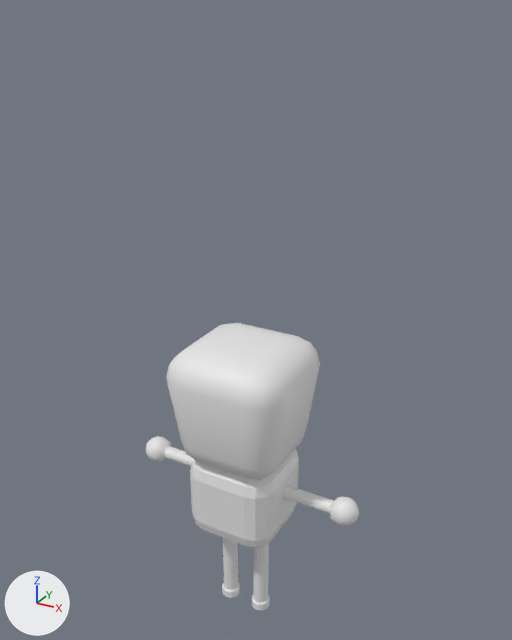
One commit to the Blender file main.blend: the scene before it, then after it.
Rendered twice from a 50 mm lens placed at (4.89, -8.51, 5.7), pointed at (0.03, 0.32, 1.28). Arrows for +X, +Y and +Z are at lower left; the lights stay in place.
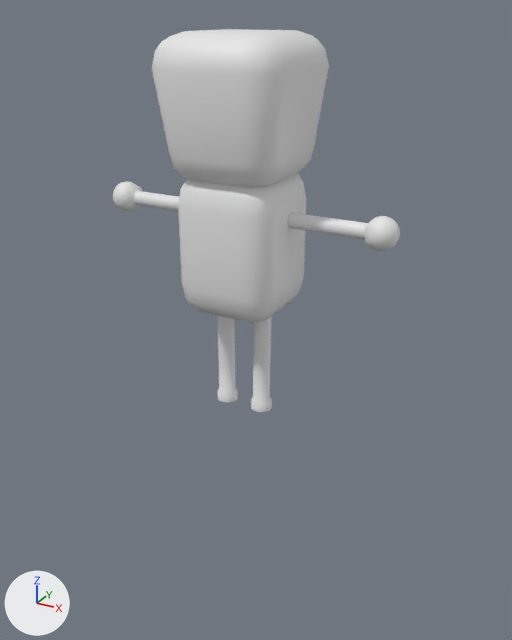
What differs and where, as boxes (x1, y1, x2, y2) in the pictures (512 x 640 px):
'Cube', moved, rescaled (15% wider)
    before: (166, 323, 320, 480)
    after: (152, 29, 329, 188)
'Cube.001', moved, rescaled
    before: (190, 449, 299, 548)
    after: (178, 174, 306, 323)
'Sphere', moved, rescaled (35% wider, 22% shorter)
    before: (146, 436, 359, 526)
    after: (113, 181, 400, 251)
'Circle', moved
    before: (222, 538, 270, 610)
    after: (217, 316, 272, 412)

The change, as a diff of the scene's bpy script:
```diff
--- a/main.blend.py
+++ b/main.blend.py
@@ ob_cube @@
 ob_cube = bpy.data.objects.new('Cube', me_cube_002)
-ob_cube.location = (0.0, 0.0, 0.0)
+ob_cube.location = (0.0, 0.0, 4.48)
+ob_cube.scale = (0.964, 0.964, 0.964)
@@ ob_cube_001 @@
 ob_cube_001 = bpy.data.objects.new('Cube.001', me_cube_003)
-ob_cube_001.location = (0.0, 0.0, -1.62)
-ob_cube_001.scale = (0.751, 0.751, 0.751)
+ob_cube_001.location = (0.0, 0.0, 2.64)
+ob_cube_001.scale = (0.751, 0.751, 1.04)
@@ ob_sphere @@
 ob_sphere = bpy.data.objects.new('Sphere', me_sphere)
-ob_sphere.location = (-1.78, 0.0, -1.48)
+ob_sphere.location = (-2.06, 0.0, 3.05)
 ob_sphere.scale = (0.226, 0.226, 0.226)
@@ ob_circle @@
 ob_circle = bpy.data.objects.new('Circle', me_circle)
-ob_circle.location = (0.0, -0.26, 0.0)
+ob_circle.location = (0.0, -0.26, 4.07)
 ob_circle.rotation_euler = (0.0604, 0.0, 0.0)  # degrees (3.5, 0, 0)
```
